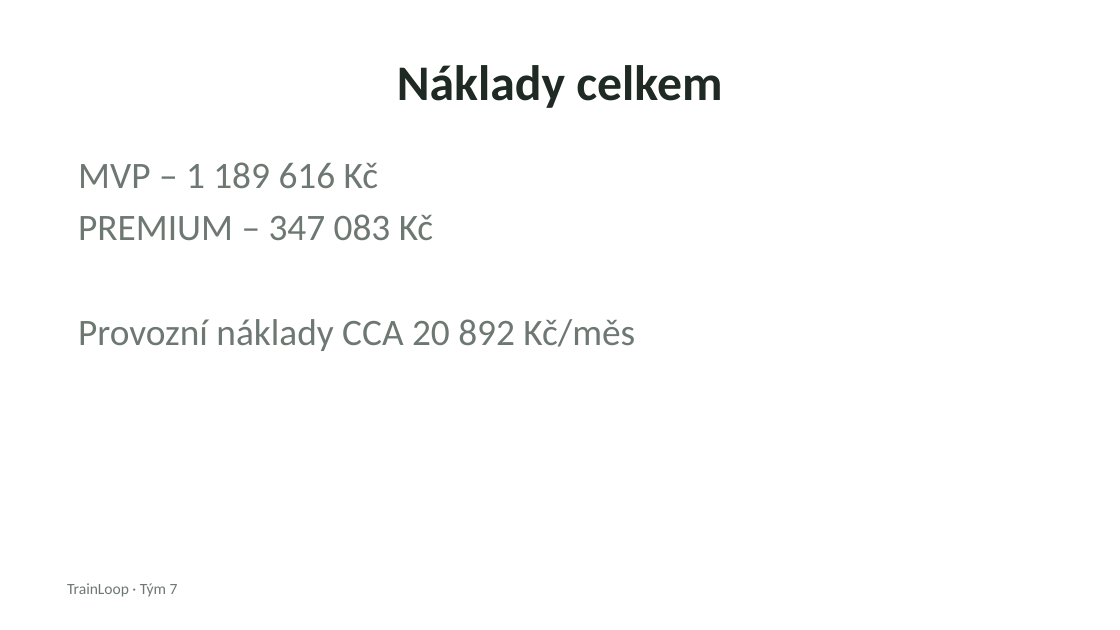
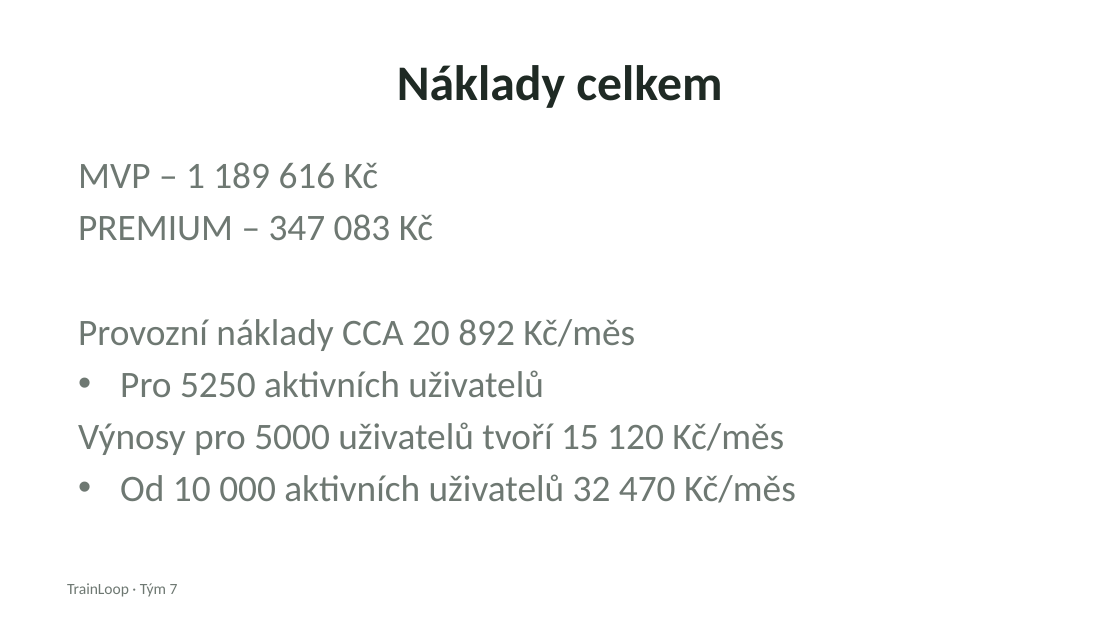
Before and after one commit to applifting-vsecourse/team-7, a slide deck: slide 9 of Docs/TrainLoop_prezentace.pptx (slide 7 before the commit). Drawn at 1120x630 pixels with LibreOffice and Linux fonts; fonts in the diff are those of the drawing. Boxes give left, top, right and bottom in pixels: in the first picture for what was removed or moved away, otherwise in the second. Text is boxed around its words. In the diff, an @@ line names an element or a change of style, - is before the commit and + after.

```diff
--- a/Docs/TrainLoop_prezentace.pptx
+++ b/Docs/TrainLoop_prezentace.pptx
@@ text at box(78, 370, 796, 503): paragraphs added @@
+• Pro 5250 aktivních uživatelů
+Výnosy pro 5000 uživatelů tvoří 15 120 Kč/měs
+• Od 10 000 aktivních uživatelů 32 470 Kč/měs
```
Also in this commit, not shown: 2 slides added, 5 other files.
